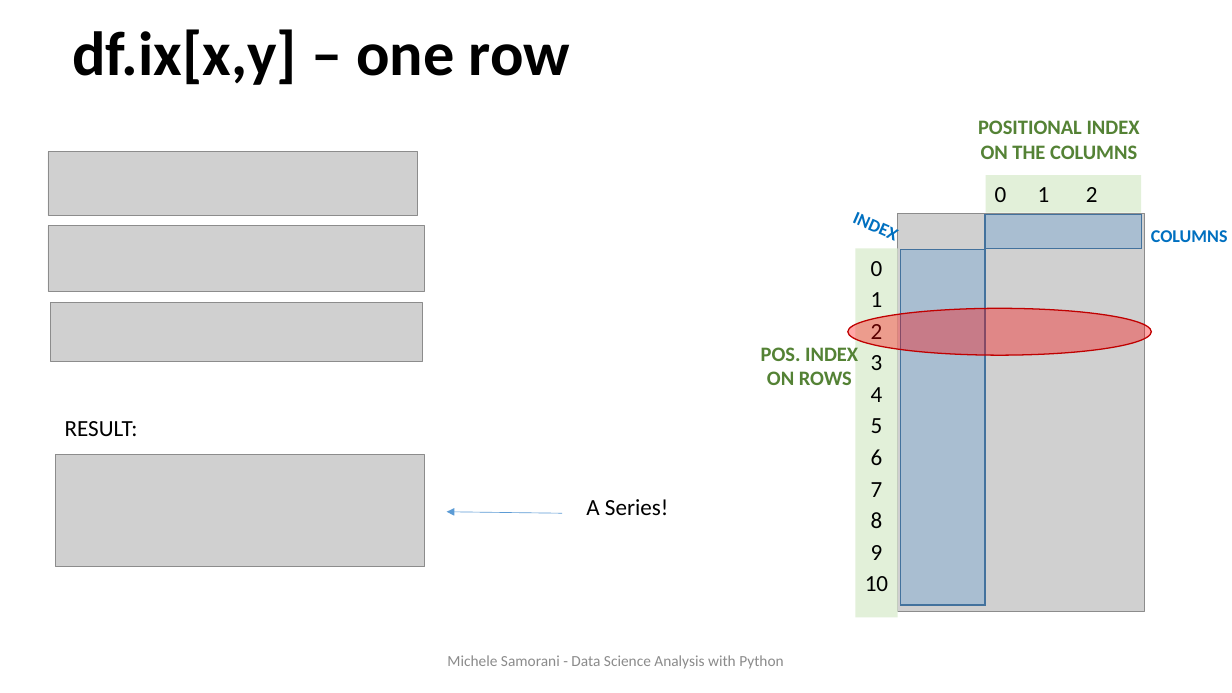
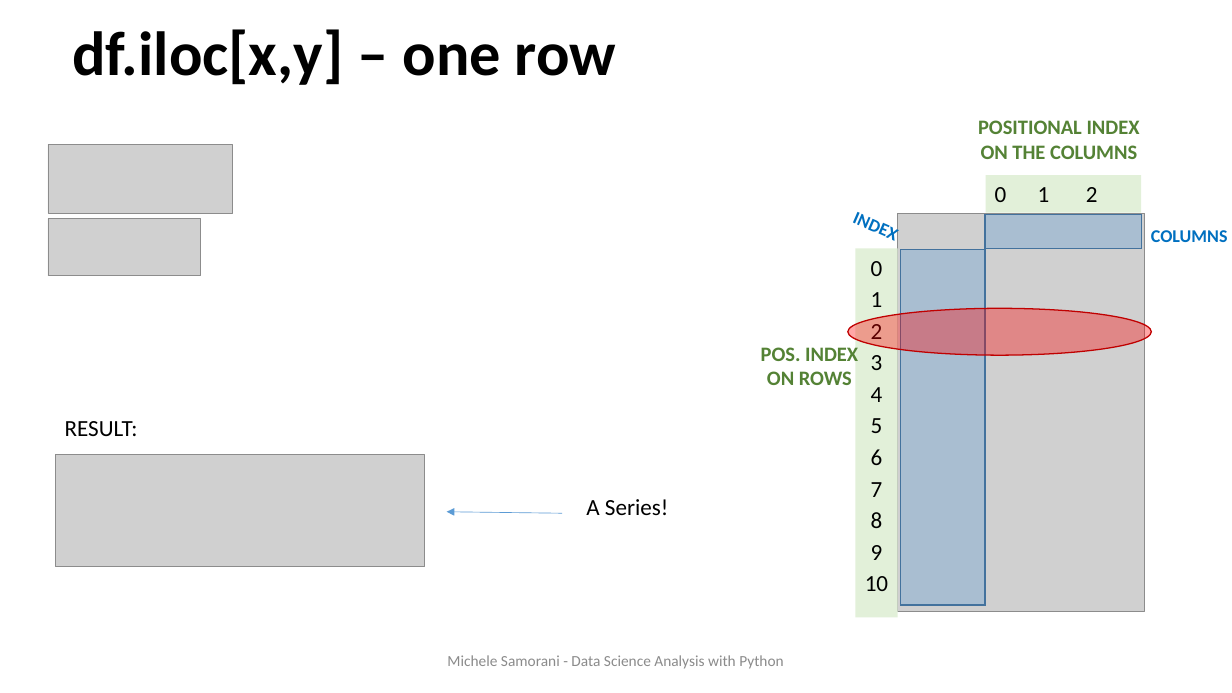
Before and after one commit to samorani/Data-Science-Analysis-with-Python, a slide deck: slide 6 of Module 4 -- pandas.DataFrame/Module 4 DataFrame.pptx (slide 7 before the commit). Drawn at 1232x693 pixels with LibreOffice and Linux fonts; fonts in the diff are those of the drawing; grey boxes stand for pictures. Boxes give left, top, right and bottom in pixels: in the first picture for what was removed or moved away, otherwise in the second. Text is boxed around its words. In the diff, an @@ line names an element or a change of style, - is before the commit and + after.

```diff
--- a/Module 4 -- pandas.DataFrame/Module 4 DataFrame.pptx
+++ b/Module 4 -- pandas.DataFrame/Module 4 DataFrame.pptx
@@ title at bbox=[72, 29, 616, 85]: text changed @@
-df.ix[x,y] – one row
+df.iloc[x,y] – one row
@@ picture added at bbox=[48, 144, 233, 213] @@
@@ picture removed at bbox=[48, 152, 418, 215] @@
@@ picture removed at bbox=[48, 226, 425, 291] @@
@@ picture added at bbox=[48, 218, 201, 275] @@
@@ picture removed at bbox=[51, 302, 422, 361] @@
```
Also in this commit, not shown: 5 other slides changed, 4 slides added.
